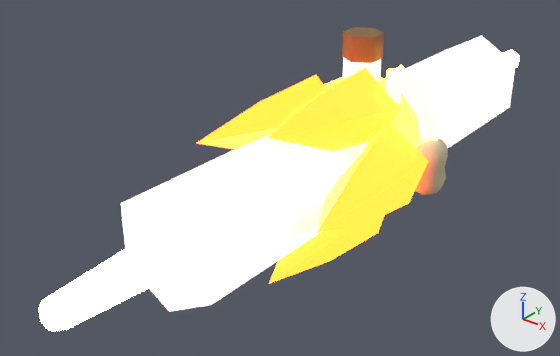
One commit to the glTF model juego/web/public/modelos/sangre/proyectiles.glb: the scene before it, then after it.
Before and after are seen from a camera (50 mm lens) standing at (0.32, -0.503, 0.256) and looking at (-0.04, -0.054, -0.022). Every picture has the same lights, and +X, +Y and +Z are marked at lower right. The older version comes first. Where no turn or scale is listed for an object, it has been applied to the vertices.

Before the edit, the objects in view are built like this:
```python
ob_cuerpo_003 = bpy.data.objects.new('cuerpo.003', me_p_frasco_roto_cuerpo)
ob_cuerpo_003.location = (0.0, 0.0, 0.0239)
ob_cuerpo_004 = bpy.data.objects.new('cuerpo.004', me_p_nota_musical_cuerpo)
ob_cuerpo_004.location = (0.019, 0.0, 0.005)
ob_cuerpo_008 = bpy.data.objects.new('cuerpo.008', me_p_rayo_sagrado_cuerpo)
ob_cuerpo_008.location = (0.0, 0.0, 0.0)
# also in view: 'cuerpo.006' at (0.0, 0.0, 0.0); 'cuerpo.007' at (0.004, -0.042, 0.003)
```
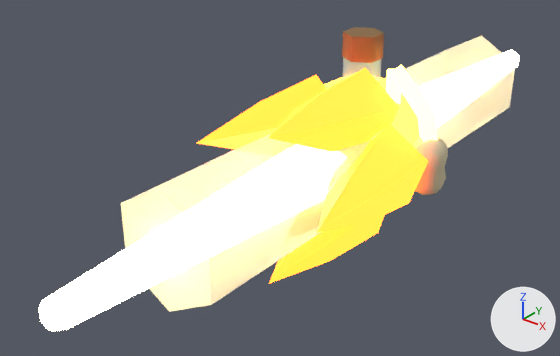
Pixel boxes (x1, y1, x2, y2) of what changed, in the pictures (560 x 356 px):
'cuerpo.008', recoloured: (121, 36, 517, 312) in both
'cuerpo.003', recoloured (darker): (342, 54, 383, 82) in both

The change, as a diff of the scene's bpy script:
```diff
--- a/juego/web/public/modelos/sangre/proyectiles.glb.py
+++ b/juego/web/public/modelos/sangre/proyectiles.glb.py
@@ mat_sg_espectro @@
 n0 = _N.new('ShaderNodeBsdfPrincipled'); n0.name = 'Principled BSDF'
 n0.inputs[28].default_value = 1.2  # 'Emission Strength'
+n0.inputs[27].default_value = (0.16, 0.22, 0.26, 1.0)  # 'Emission Color', greyish blue #6f818b
 n1 = _N.new('ShaderNodeOutputMaterial'); n1.name = 'Material Output'
```
